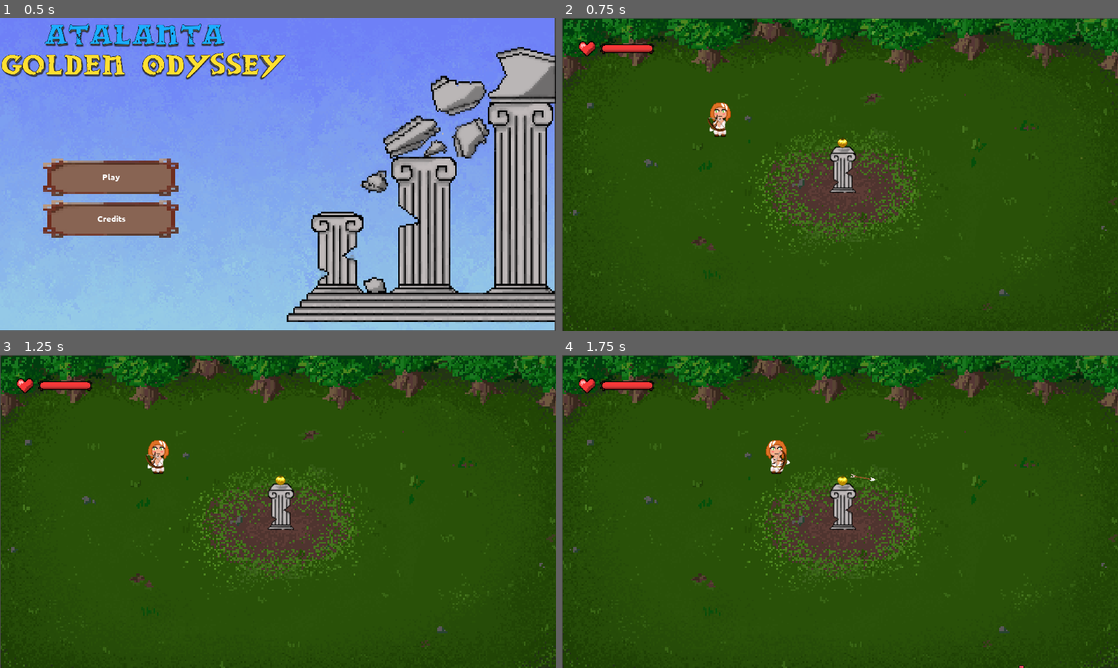
Above: before the commit, frames 1-4 (two rows, left to right).
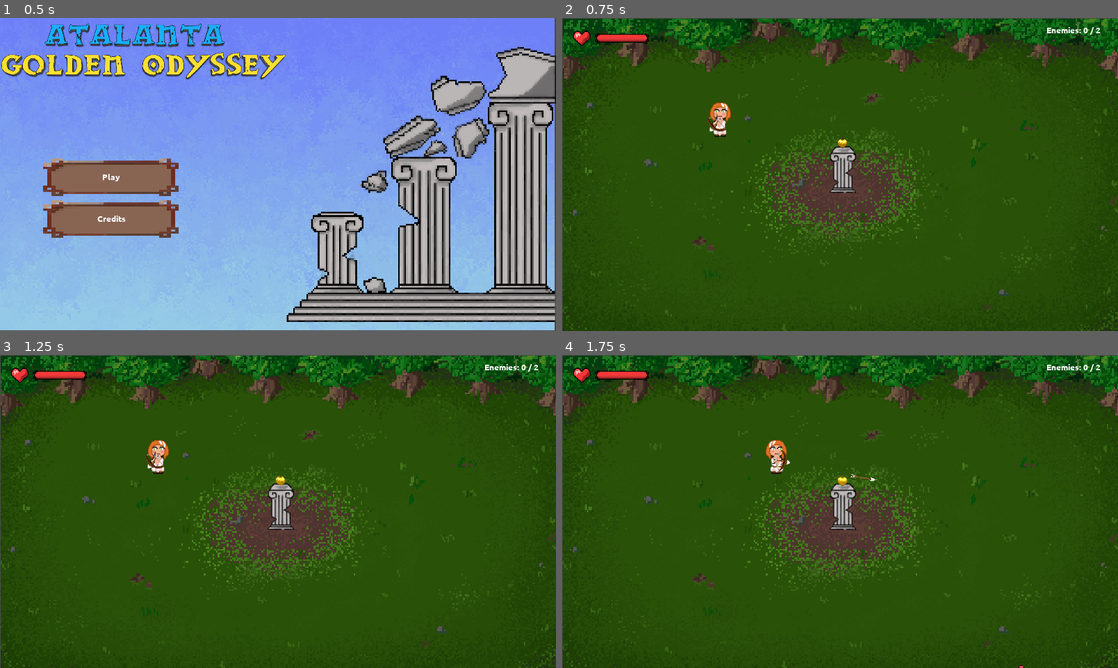
Above: after the commit, the same moments.

Repository: moisesjbc/atalanta-golden-odyssey
Game: Godot game, scene res://gui/main_menu/main_menu.tscn
The game is run twice, just before and just after one commit, with the same random seed, the same clock (stepped at 60 frames per second) and the same inputs. The engine's default icon, where the game draws it, is replaced by a stand-in: a white triangle on a blue panel in a dark square.
Inputs (mouse positions are in pixels of both pictures, inside the frame that each line leads up to):
- Up to frame 1 (0.5 s): no input
- Up to frame 2 (0.75 s): click "Play" at 0.5 s
- Up to frame 3 (1.25 s): no input
- Up to frame 4 (1.75 s): move the mouse to (962, 495) at 1.27 s; hold Right (ui_right) from 1.28 s (still down); click (962, 495) at 1.42 s

Frame 1 is identical in both runs. In frame 2, 0.8% of the frame differs, in the area x 2-98%, y 2-13%; in frame 3, 0.8%; in frame 4, 0.8%.

Commit message:
Minor fixes in gui

Diff:
--- a/godot-project/gui/gui/gui.gd
+++ b/godot-project/gui/gui/gui.gd
@@ -28,7 +28,7 @@
 
 
 func update_enemies_label():
-	$gui/enemies_label.text = str(self.killed_enemies) + " / " + str(self.total_enemies)
+	$gui/enemies_label.text = "Enemies: " + str(self.killed_enemies) + " / " + str(self.total_enemies)
 
 
 func _on_enemy_manager_enemy_died():
--- a/godot-project/gui/gui/gui.tscn
+++ b/godot-project/gui/gui/gui.tscn
@@ -7,6 +7,11 @@
 [ext_resource path="res://gui/gui/Menu mejoras.png" type="Texture" id=5]
 [ext_resource path="res://gui/gui/mejora velocidad ahora si.png" type="Texture" id=6]
 [ext_resource path="res://gui/gui/mejora mas daño .png" type="Texture" id=7]
+[ext_resource path="res://fonts/Ubuntu-B.ttf" type="DynamicFontData" id=8]
+
+[sub_resource type="DynamicFont" id=1]
+size = 30
+font_data = ExtResource( 8 )
 
 [node name="gui" type="Node"]
 pause_mode = 2
@@ -18,17 +23,17 @@
 anchor_bottom = 1.0
 
 [node name="ColorRect" type="ColorRect" parent="gui"]
-margin_left = 139.0
-margin_top = 93.0
-margin_right = 312.0
-margin_bottom = 120.0
+margin_left = 121.0
+margin_top = 57.0
+margin_right = 294.0
+margin_bottom = 84.0
 color = Color( 0, 0, 0, 1 )
 
 [node name="health_bar" type="TextureProgress" parent="gui"]
-margin_left = 14.0
-margin_top = 12.0
-margin_right = 317.0
-margin_bottom = 46.0
+margin_left = -4.0
+margin_top = -24.0
+margin_right = 299.0
+margin_bottom = 183.0
 value = 100.0
 texture_progress = ExtResource( 3 )
 texture_progress_offset = Vector2( 105, -41 )
@@ -113,11 +118,12 @@
 text = "Damage"
 
 [node name="enemies_label" type="Label" parent="gui"]
-margin_left = 1810.0
-margin_top = 17.0
-margin_right = 1907.0
-margin_bottom = 63.0
-text = "1 / 10"
+margin_left = 1624.0
+margin_top = 13.0
+margin_right = 1908.0
+margin_bottom = 72.0
+custom_fonts/font = SubResource( 1 )
+text = "Enemies: 1 / 10"
 align = 1
 valign = 1
 
Not shown: 1 places in godot-project/gui/gui/gui.tscn that only renumber resources
